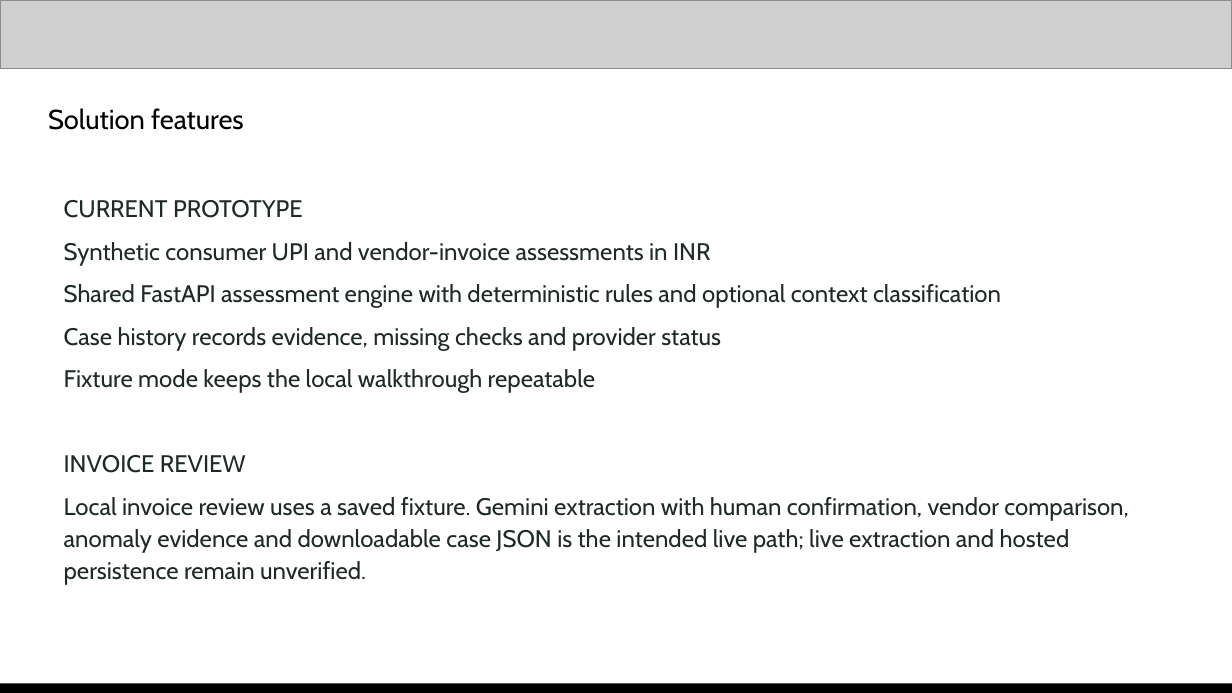
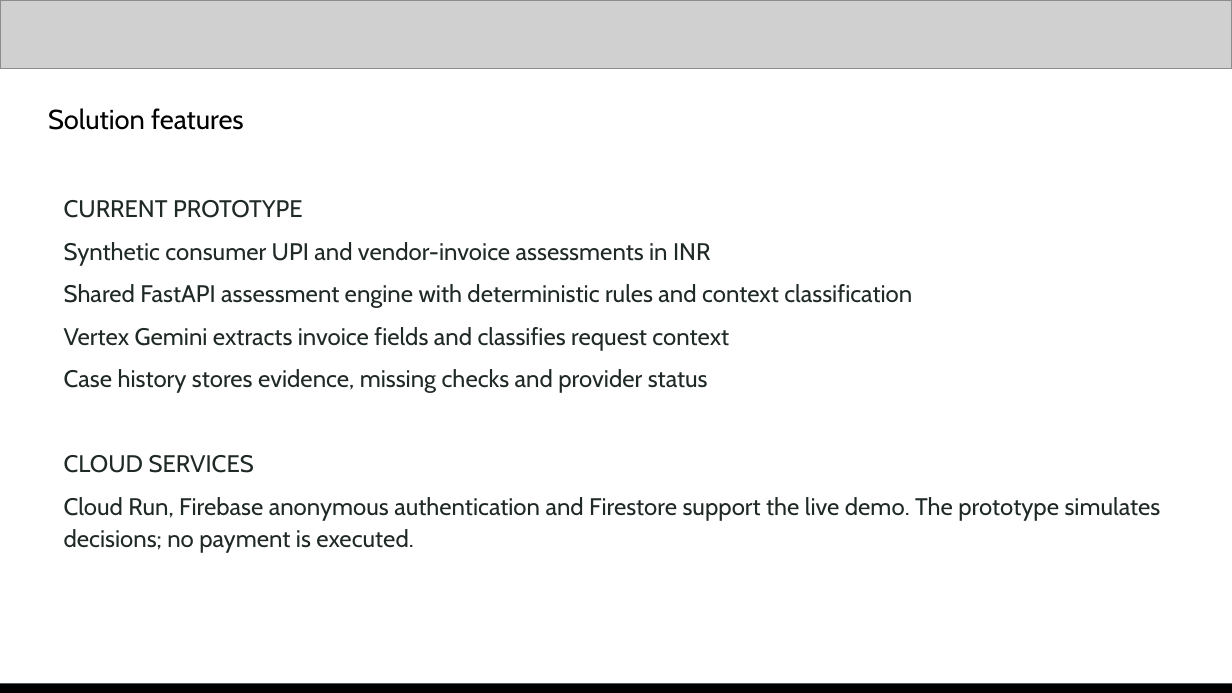
Before and after one commit to NikhilBudaniya/scamshield, a slide deck: slide 5 of artifacts/scamshield-hack2skill-submission.pptx. Drawn at 1232x693 pixels with LibreOffice and Linux fonts; fonts in the diff are those of the drawing; grey boxes stand for pictures. Boxes give left, top, right and bottom in pixels: in the first picture for what was removed or moved away, otherwise in the second. Text is boxed around its words. In the diff, an @@ line names an element or a change of style, - is before the commit and + after.

Commit message:
Prepare verified hackathon deck and three-minute demo

```diff
--- a/artifacts/scamshield-hack2skill-submission.pptx
+++ b/artifacts/scamshield-hack2skill-submission.pptx
@@ text at box(64, 284, 1161, 553): text changed @@
-Shared FastAPI assessment engine with deterministic rules and optional context classification
-Case history records evidence, missing checks and provider status
-Fixture mode keeps the local walkthrough repeatable
-INVOICE REVIEW
-Local invoice review uses a saved fixture. Gemini extraction with human confirmation, vendor comparison, anomaly evidence and downloadable case JSON is the intended live path; live extraction and hosted persistence remain unverified.
+Shared FastAPI assessment engine with deterministic rules and context classification
+Vertex Gemini extracts invoice fields and classifies request context
+Case history stores evidence, missing checks and provider status
+CLOUD SERVICES
+Cloud Run, Firebase anonymous authentication and Firestore support the live demo. The prototype simulates decisions; no payment is executed.
```
Also in this commit, not shown: 6 other slides changed, 5 slides added, 5 slides removed, 28 other files.
